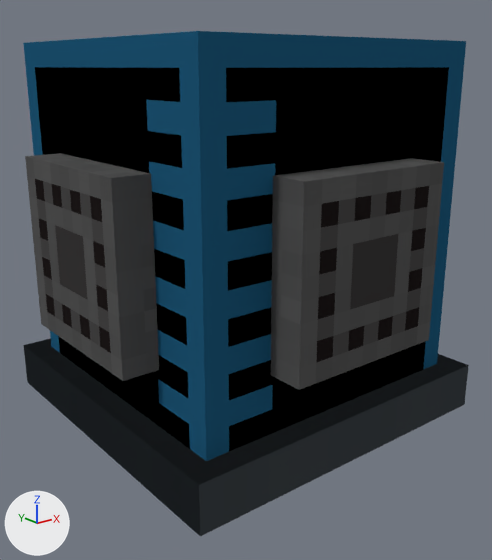
Renders of the Blender file resources/assets/taam/models/block/pipemachines.blend from each side of a commit.
Before and after are seen from a 50 mm camera at (-0.647, -1.97, 0.94) aimed at (0.48, -0.562, 0.376). The lights are fixed; the arrows at lower left show +X, +Y and +Z.

In view in the first picture: 'BaseplateConnector', 'FlangeMX', 'FlangeMY', 'Tank'.
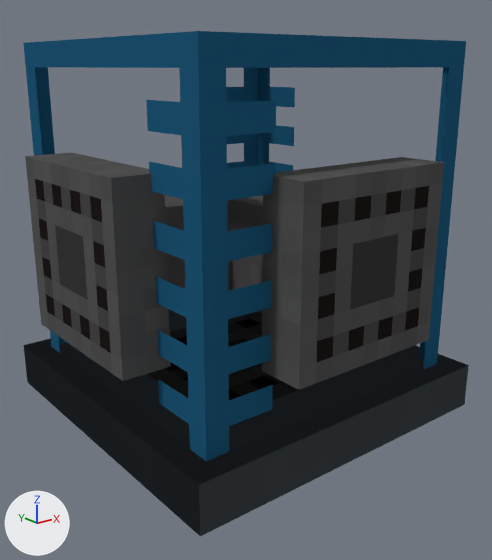
Location of each change, (x1, y1, x2, y2) in pixels of the pictures (492 x 560 px):
```json
{"object": "Tank", "change": "surface changed", "before": [32, 64, 451, 452], "after": [32, 64, 451, 452]}
```

Edits to the scene script, one JSON object a line:
```json
{"op": "remove", "block": "mat_conveyor", "code": "n0 = _N.new('ShaderNodeOutputMaterial'); n0.name = 'Material Output'"}
{"op": "remove", "block": "mat_conveyor", "code": "n1 = _N.new('ShaderNodeBsdfDiffuse'); n1.name = 'Diffuse BSDF'"}
{"op": "remove", "block": "mat_conveyor", "code": "n3 = _N.new('ShaderNodeNewGeometry'); n3.name = 'Geometry'"}
{"op": "remove", "block": "mat_conveyor", "code": "_L.new(n1.outputs[0], n0.inputs[0])  # 'BSDF' to 'Surface'"}
{"op": "add", "block": "mat_conveyor", "code": "n1 = _N.new('ShaderNodeBsdfDiffuse'); n1.name = 'Diffuse BSDF'"}
{"op": "add", "block": "mat_conveyor", "code": "n4 = _N.new('ShaderNodeMixShader'); n4.name = 'Mix Shader'"}
{"op": "add", "block": "mat_conveyor", "code": "n0 = _N.new('ShaderNodeOutputMaterial'); n0.name = 'Material Output'"}
{"op": "add", "block": "mat_conveyor", "code": "n5 = _N.new('ShaderNodeBsdfTransparent'); n5.name = 'Transparent BSDF'"}
{"block": "mat_conveyor", "where": "n2 = _N.new('ShaderNodeTexImage'); n2.name = 'Image Texture'"}
{"op": "remove", "block": "mat_conveyor", "code": "_L.new(n3.outputs[1], n1.inputs[2])  # 'Normal' to 'Normal'"}
{"op": "add", "block": "mat_conveyor", "code": "_L.new(n2.outputs[1], n4.inputs[0])  # 'Alpha' to 'Factor'"}
{"op": "add", "block": "mat_conveyor", "code": "_L.new(n5.outputs[0], n4.inputs[1])  # 'BSDF' to 'Shader'"}
{"op": "add", "block": "mat_conveyor", "code": "_L.new(n1.outputs[0], n4.inputs[2])  # 'BSDF' to 'Shader'"}
{"op": "add", "block": "mat_conveyor", "code": "_L.new(n4.outputs[0], n0.inputs[0])  # 'Shader' to 'Surface'"}
```
